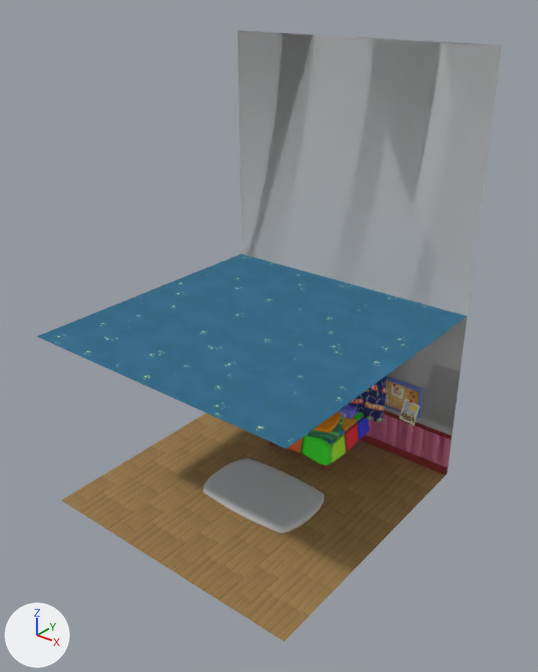
What one commit did to the FBX model Assets/3D/FBX/wallWindow.fbx.
Both versions are drawn from a camera (50 mm lens) standing at (28.2, -44.1, 33.7) and looking at (-0.1, -8.8, 11.7). The lights are fixed; the arrows at lower left show +X, +Y and +Z. Where no turn or scale is listed for an object, it has been applied to the vertices.

The first picture shows 'Cylinder001', 'bed', 'ceiling', 'chestDrawers', 'cork', 'floor', 'wall', 'wallWindow', 'windowClosed', 'windowOpen'.
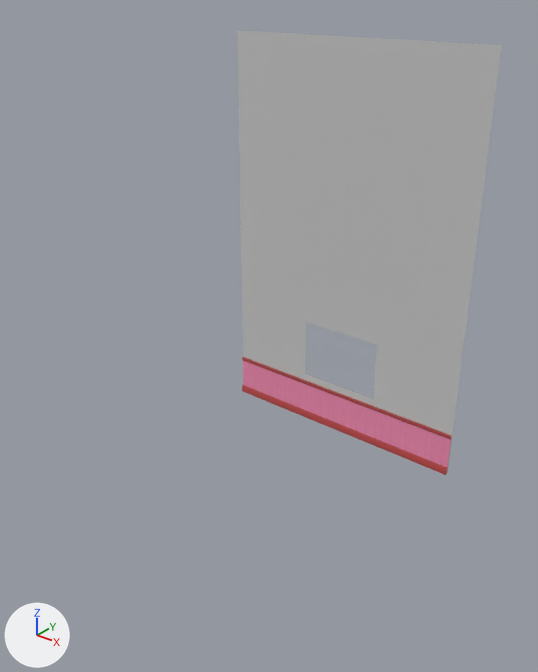
Boxes (x1, y1, x2, y2) around the edits, measured in the pictures (538 x 672 px):
'ceiling', deleted (blue)
    before: (37, 254, 467, 449)
'floor', deleted
    before: (61, 413, 447, 641)
'wall', deleted
    before: (238, 31, 501, 473)
'Cylinder001', deleted
    before: (203, 458, 324, 533)
'bed', deleted
    before: (270, 412, 370, 470)
'cork', deleted (brown)
    before: (384, 376, 423, 426)
'windowClosed', deleted (blue)
    before: (348, 378, 384, 420)
'windowOpen', deleted (blue)
    before: (364, 376, 386, 422)
'chestDrawers', deleted
    before: (337, 404, 359, 419)

Diff of the bpy script that builds the scene:
```diff
--- a/Assets/3D/FBX/wallWindow.fbx.py
+++ b/Assets/3D/FBX/wallWindow.fbx.py
@@ ob_chestdrawers @@
-ob_chestdrawers = bpy.data.objects.new('chestDrawers', me_mesh_019)
-ob_chestdrawers.location = (0.0, 0.0, 0.0)
@@ ob_bed @@
-ob_bed = bpy.data.objects.new('bed', me_mesh_024)
-ob_bed.location = (0.0, 0.0, 0.0)
@@ ob_floor @@
-ob_floor = bpy.data.objects.new('floor', me_mesh_002)
-ob_floor.location = (0.0, 0.0, 0.0)
@@ ob_cork @@
-ob_cork = bpy.data.objects.new('cork', me_mesh_001)
-ob_cork.location = (4.9, 0.0, 0.0)
@@ ob_windowclosed @@
-ob_windowclosed = bpy.data.objects.new('windowClosed', me_mesh_016)
-ob_windowclosed.location = (0.0, 0.0, 0.0)
@@ ob_ceiling @@
-ob_ceiling = bpy.data.objects.new('ceiling', me_mesh_023)
-ob_ceiling.location = (0.0, 0.0, 0.0)
@@ ob_cylinder001 @@
-ob_cylinder001 = bpy.data.objects.new('Cylinder001', me_mesh_021)
-ob_cylinder001.location = (0.76, -10.48, 0.0)
@@ ob_wall @@
-ob_wall = bpy.data.objects.new('wall', me_mesh_009)
-ob_wall.location = (0.0, 0.0, 0.0)
@@ ob_windowopen @@
-ob_windowopen = bpy.data.objects.new('windowOpen', me_mesh_007)
-ob_windowopen.location = (0.0, 0.0, 0.0)
```
